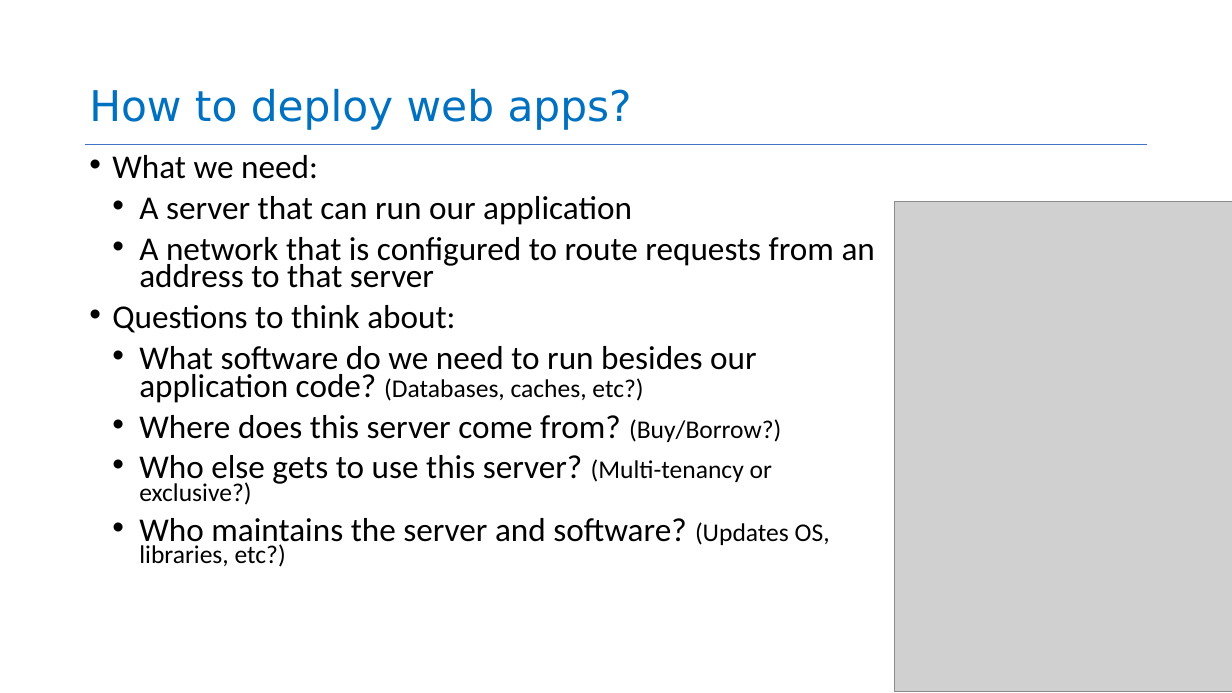
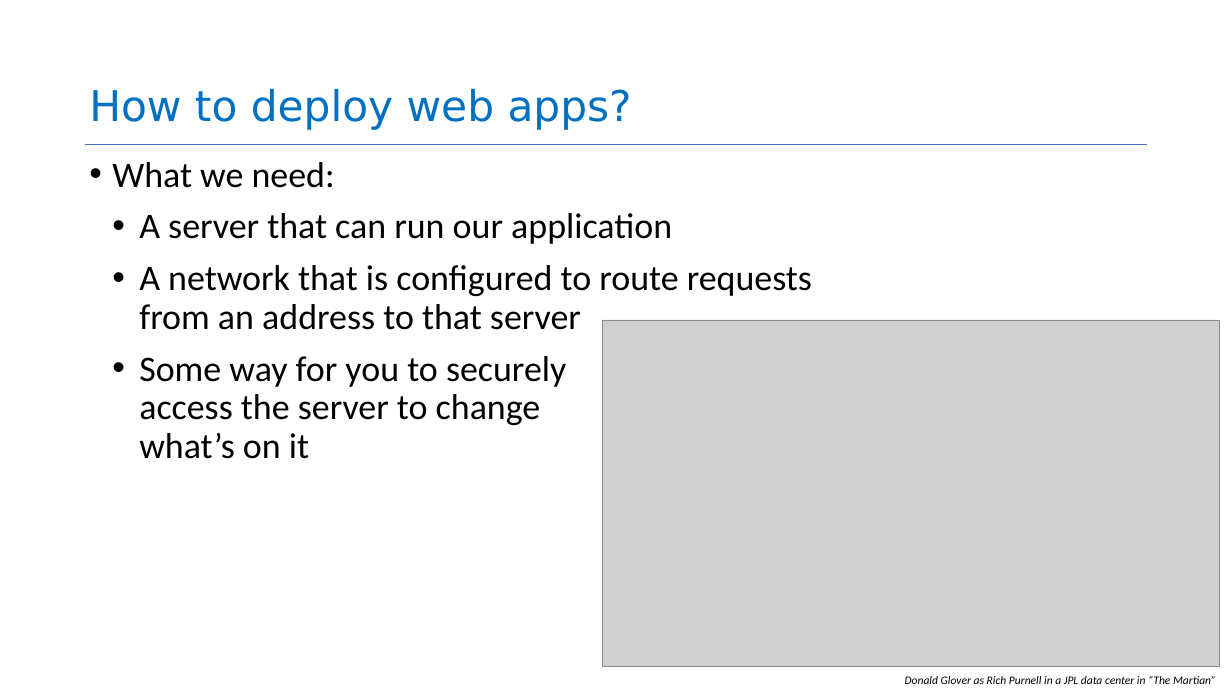
Before and after one commit to neu-se/CS4530-Spring-2026, a slide deck: slide 3 of Slides/Module 14 Principles and Tech for Cloud.pptx. Drawn at 1232x693 pixels with LibreOffice and Linux fonts; fonts in the diff are those of the drawing; grey boxes stand for pictures. Boxes give left, top, right and bottom in pixels: in the first picture for what was removed or moved away, otherwise in the second. Text is boxed around its words. In the diff, an @@ line names an element or a change of style, - is before the commit and + after.

```diff
--- a/Slides/Module 14 Principles and Tech for Cloud.pptx
+++ b/Slides/Module 14 Principles and Tech for Cloud.pptx
@@ text at (x1=112, y1=162, x2=812, y2=330): size 51.8 to 56 pt in "What we need:", "A server that can run our application", "A network that is configured to route ..."; line spacing 0.7 to 0.9 @@
@@ picture removed at (x1=894, y1=202, x2=1232, y2=692) @@
@@ picture added at (x1=602, y1=320, x2=1220, y2=666) @@
@@ text at (x1=139, y1=356, x2=566, y2=459): text changed; size 51.8 to 56 pt @@
-• Questions to think about:
-  • What software do we need to run besides our application code? (Databases, caches, etc?)
-  • Where does this server come from? (Buy/Borrow?)
-  • Who else gets to use this server? (Multi-tenancy or exclusive?)
-  • Who maintains the server and software? (Updates OS, libraries, etc?)
+  • Some way for you to securely
+    access the server to change
+    what’s on it
@@ text added at (x1=905, y1=676, x2=1216, y2=684), 18 pt, text #000000, italic @@
+Donald Glover as Rich Purnell in a JPL data center in “The Martian”
```
Also in this commit, not shown: 2 other slides changed, 1 slide added, 2 slides removed, 1 other file.
